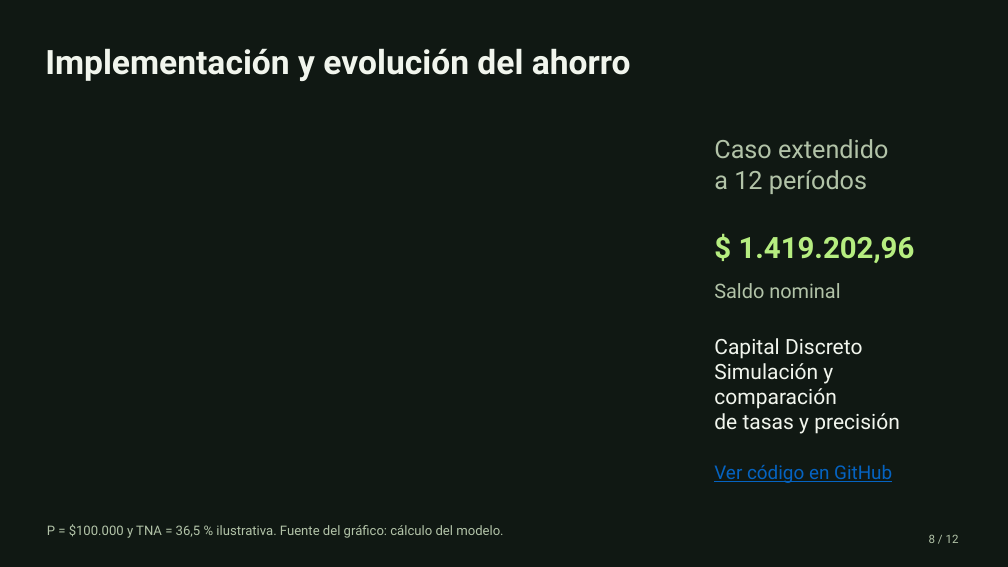
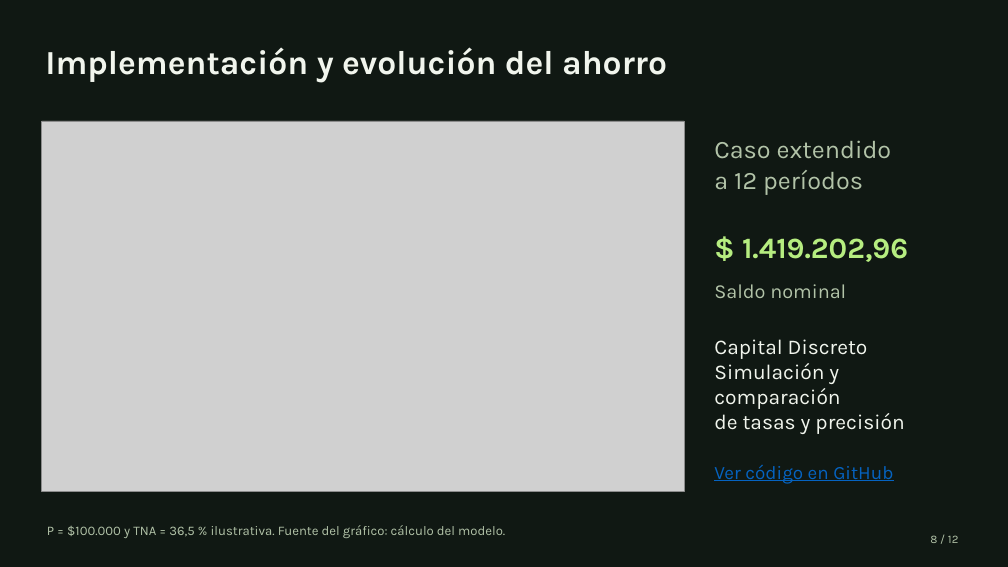
Before and after one commit to Musta1ne/capital-discreto, a slide deck: slide 8 of output/presentations/Capital_Discreto_Coloquio_2026.pptx. Drawn at 1008x567 pixels with LibreOffice and Linux fonts; fonts in the diff are those of the drawing; grey boxes stand for pictures. Boxes give left, top, right and bottom in pixels: in the first picture for what was removed or moved away, otherwise in the second. Text is boxed around its words. In the diff, an @@ line names an element or a change of style, - is before the commit and + after.

```diff
--- a/output/presentations/Capital_Discreto_Coloquio_2026.pptx
+++ b/output/presentations/Capital_Discreto_Coloquio_2026.pptx
@@ picture added at (x1=42, y1=121, x2=684, y2=492) @@
@@ font Roboto to Karla in 8 elements at (x1=45, y1=47, x2=667, y2=83), (x1=930, y1=535, x2=959, y2=543), (x1=714, y1=140, x2=892, y2=195), (x1=742, y1=238, x2=908, y2=262), (x1=714, y1=284, x2=846, y2=298), (x1=714, y1=339, x2=904, y2=434), (x1=714, y1=465, x2=893, y2=484), (x1=47, y1=525, x2=505, y2=538) @@
```
Also in this commit, not shown: 9 other slides changed, 2 slides removed, 4 other files.
